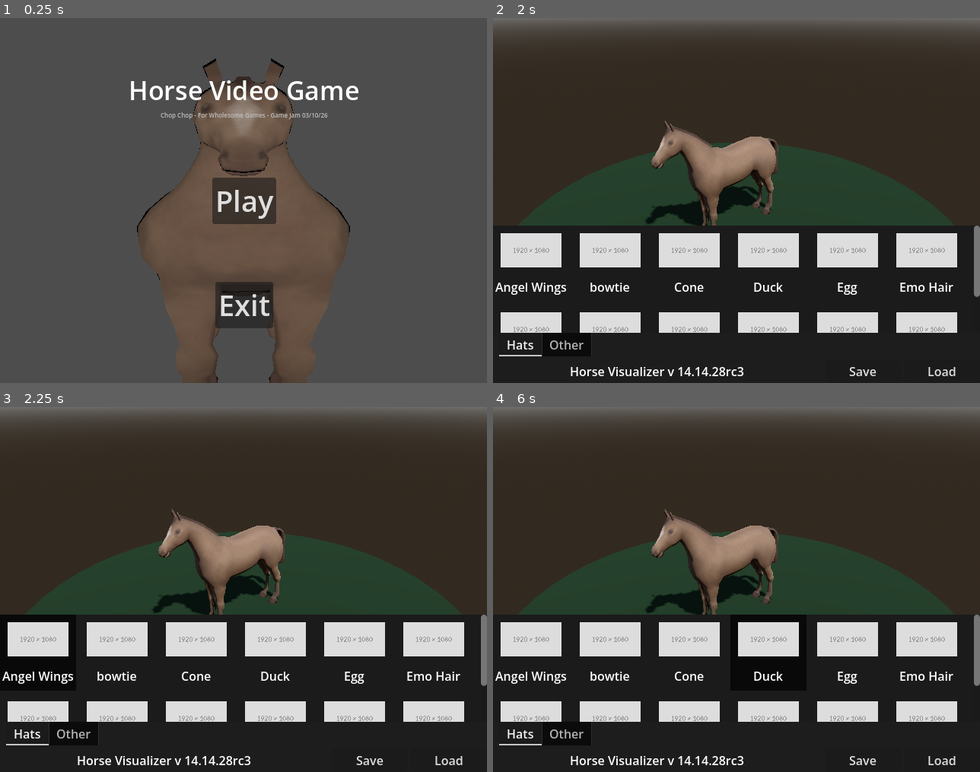
Above: before the commit, frames 1-4 (two rows, left to right).
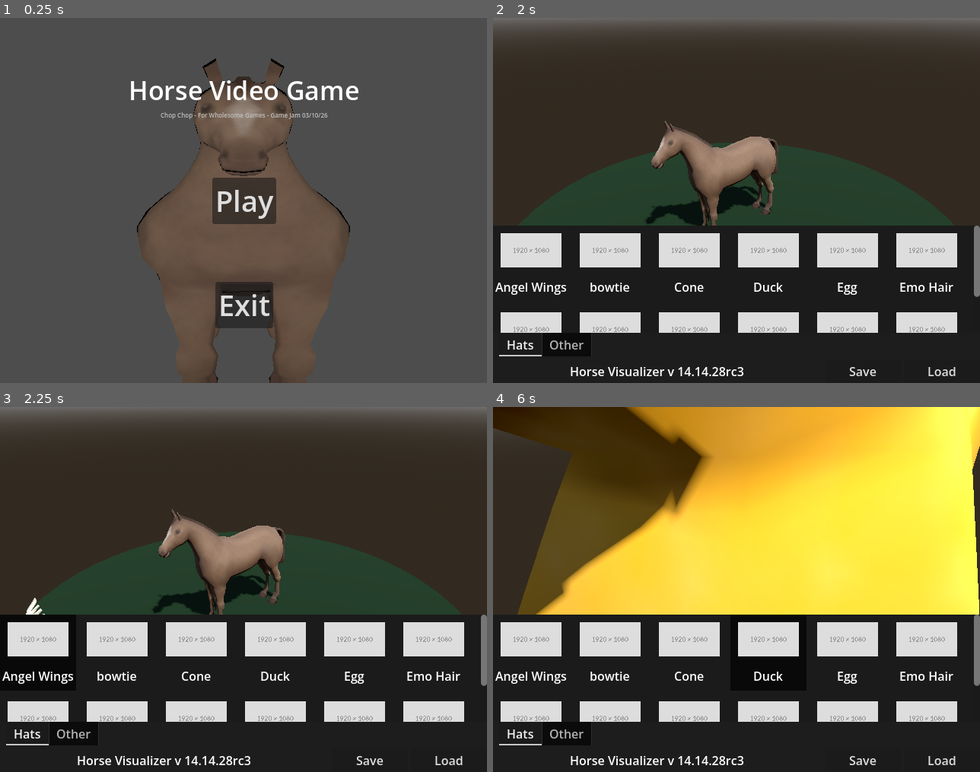
Above: after the commit, the same moments.

Repository: lukewhitingdev/gamejam-Bradys-Day-Out
Game: Godot game, scene res://Maps/MainMenuMap.tscn
Same seed, same stepped clock (60 frames per second), same inputs: the game is played once before the commit and once after it. The engine's default icon, where the game draws it, is replaced by a stand-in: a white triangle on a blue panel in a dark square.
Inputs (mouse positions are in pixels of both pictures, inside the frame that each line leads up to):
- Up to frame 1 (0.25 s): no input
- Up to frame 2 (2 s): click "Play" at 0.5 s; tap Enter at 1.25 s; move the mouse to (736, 291) at 1.27 s; press the mouse at (736, 291) at 1.28 s; hold D (move_right) from 1.28 s (still down)
- Up to frame 3 (2.25 s): tap Space (start_game) at 2 s; move the mouse to (38, 651) at 2.02 s; release D (move_right) at 2.03 s; release the mouse at (38, 651) at 2.03 s; hold A (move_left) from 2.03 s (still down); right-click (38, 651) at 2.1 s; click (38, 651) at 2.17 s
- Up to frame 4 (6 s): release A (move_left) at 2.75 s; click "Save" at 2.75 s; click "Load" at 3.5 s; move the mouse to (609, 651) at 4.27 s; press the mouse at (609, 651) at 4.28 s; hold D (move_right) 4.28-5.78 s; move the mouse to (687, 651) at 5.02 s; release the mouse at (687, 651) at 5.03 s; right-click (687, 651) at 5.1 s; click (687, 651) at 5.17 s; move the mouse to (770, 651) at 5.77 s; press the mouse at (770, 651) at 5.78 s; hold A (move_left) from 5.78 s (still down)

Frames 1-2 are identical in both runs. In frame 3, less than 0.1% of the frame differs, in the area x 5-10%, y 52-57%; in frame 4, 51%, in the area x 0-100%, y 0-57%.

Commit message:
props scaling fixes

Diff:
--- a/app/chopchop/GameObjects/Props/angelWingProp.tscn
+++ b/app/chopchop/GameObjects/Props/angelWingProp.tscn
@@ -6,5 +6,6 @@
 [node name="AngelWingProp" type="Node3D" unique_id=1933979478]
 
 [node name="MeshInstance3D" type="MeshInstance3D" parent="." unique_id=216369725]
+transform = Transform3D(10, 0, 0, 0, 10, 0, 0, 0, 10, 0, 0, 0)
 mesh = ExtResource("1_no11o")
 surface_material_override/0 = ExtResource("2_4ajqn")
--- a/app/chopchop/GameObjects/Props/bowtieProp.tscn
+++ b/app/chopchop/GameObjects/Props/bowtieProp.tscn
@@ -6,5 +6,6 @@
 [node name="BowtieProp" type="Node3D" unique_id=352626119]
 
 [node name="MeshInstance3D" type="MeshInstance3D" parent="." unique_id=128964285]
+transform = Transform3D(10, 0, 0, 0, 10, 0, 0, 0, 10, 0, 0, 0)
 mesh = ExtResource("1_hwkew")
 surface_material_override/0 = ExtResource("2_vbbav")
--- a/app/chopchop/GameObjects/Props/coneProp.tscn
+++ b/app/chopchop/GameObjects/Props/coneProp.tscn
@@ -6,5 +6,6 @@
 [node name="ConeProp" type="Node3D" unique_id=1041510978]
 
 [node name="MeshInstance3D" type="MeshInstance3D" parent="." unique_id=873093224]
+transform = Transform3D(10, 0, 0, 0, 10, 0, 0, 0, 10, 0, 0, 0)
 mesh = ExtResource("1_mimcd")
 surface_material_override/0 = ExtResource("2_uamrf")
--- a/app/chopchop/GameObjects/Props/duckProp.tscn
+++ b/app/chopchop/GameObjects/Props/duckProp.tscn
@@ -7,5 +7,6 @@
 transform = Transform3D(20, 0, 0, 0, 20, 0, 0, 0, 20, 0, 0, 0)
 
 [node name="MeshInstance3D" type="MeshInstance3D" parent="." unique_id=357148621]
+transform = Transform3D(10, 0, 0, 0, 10, 0, 0, 0, 10, 0, 0, 0)
 mesh = ExtResource("1_1hqx3")
 surface_material_override/0 = ExtResource("2_1hqx3")
--- a/app/chopchop/GameObjects/Props/eggProp.tscn
+++ b/app/chopchop/GameObjects/Props/eggProp.tscn
@@ -6,5 +6,6 @@
 [node name="eggProp" type="Node3D" unique_id=1630059133]
 
 [node name="MeshInstance3D" type="MeshInstance3D" parent="." unique_id=1297512148]
+transform = Transform3D(10, 0, 0, 0, 10, 0, 0, 0, 10, 0, 0, 0)
 mesh = ExtResource("1_6leqk")
 surface_material_override/0 = ExtResource("2_4ee8d")
--- a/app/chopchop/GameObjects/Props/emoHairProp.tscn
+++ b/app/chopchop/GameObjects/Props/emoHairProp.tscn
@@ -6,5 +6,6 @@
 [node name="EmoHairProp" type="Node3D" unique_id=836817645]
 
 [node name="MeshInstance3D" type="MeshInstance3D" parent="." unique_id=881360785]
+transform = Transform3D(10, 0, 0, 0, 10, 0, 0, 0, 10, 0, 0, 0)
 mesh = ExtResource("1_qygxd")
 surface_material_override/0 = ExtResource("2_ejvco")
--- a/app/chopchop/GameObjects/Props/hornProp.tscn
+++ b/app/chopchop/GameObjects/Props/hornProp.tscn
@@ -6,5 +6,6 @@
 [node name="HornProp" type="Node3D" unique_id=1956702659]
 
 [node name="MeshInstance3D" type="MeshInstance3D" parent="." unique_id=1964399224]
+transform = Transform3D(10, 0, 0, 0, 10, 0, 0, 0, 10, 0, 0, 0)
 mesh = ExtResource("1_ex37j")
 surface_material_override/0 = ExtResource("2_5aw7y")
--- a/app/chopchop/GameObjects/Props/horseProp.tscn
+++ b/app/chopchop/GameObjects/Props/horseProp.tscn
@@ -10,7 +10,7 @@
 [node name="HorseProp" type="Node3D" unique_id=1084183793]
 
 [node name="MeshInstance3D" type="MeshInstance3D" parent="." unique_id=1765795721]
-transform = Transform3D(-7.712875e-07, 17.645, -7.712875e-07, 0, -7.712875e-07, -17.645, -17.645, -7.712875e-07, 3.3714046e-14, 0, 0, 0)
+transform = Transform3D(-1.0234775e-07, 1.7080274, -8.742278e-08, 0, -7.466025e-08, -2, -2.3414435, -7.466025e-08, 3.821371e-15, 0, 0.07303197, 0)
 material_override = SubResource("StandardMaterial3D_t20iq")
 mesh = ExtResource("2_n8gc6")
 surface_material_override/0 = ExtResource("3_njhdh")
--- a/app/chopchop/GameObjects/Props/moustacheProp.tscn
+++ b/app/chopchop/GameObjects/Props/moustacheProp.tscn
@@ -6,5 +6,6 @@
 [node name="MoustacheProp" type="Node3D" unique_id=518344714]
 
 [node name="MeshInstance3D" type="MeshInstance3D" parent="." unique_id=1874062566]
+transform = Transform3D(10, 0, 0, 0, 10, 0, 0, 0, 10, 0, 0, 0)
 mesh = ExtResource("1_dof2p")
 surface_material_override/0 = ExtResource("2_0b782")
--- a/app/chopchop/GameObjects/Props/sheriffBadgeProp.tscn
+++ b/app/chopchop/GameObjects/Props/sheriffBadgeProp.tscn
@@ -6,5 +6,6 @@
 [node name="SheriffBadgeProp" type="Node3D" unique_id=1380289912]
 
 [node name="MeshInstance3D" type="MeshInstance3D" parent="." unique_id=127276040]
+transform = Transform3D(10, 0, 0, 0, 10, 0, 0, 0, 10, 0, 0, 0)
 mesh = ExtResource("1_tw5n7")
 surface_material_override/0 = ExtResource("2_aobhk")
--- a/app/chopchop/GameObjects/Props/sunglassesProp.tscn
+++ b/app/chopchop/GameObjects/Props/sunglassesProp.tscn
@@ -6,5 +6,6 @@
 [node name="SunglassesProp" type="Node3D" unique_id=996474832]
 
 [node name="MeshInstance3D" type="MeshInstance3D" parent="." unique_id=1504652874]
+transform = Transform3D(10, 0, 0, 0, 10, 0, 0, 0, 10, 0, 0, 0)
 mesh = ExtResource("1_dpi03")
 surface_material_override/0 = ExtResource("2_4tfx3")
--- a/app/chopchop/GameObjects/Props/tophatProp.tscn
+++ b/app/chopchop/GameObjects/Props/tophatProp.tscn
@@ -6,5 +6,6 @@
 [node name="TophatProp" type="Node3D" unique_id=1277161306]
 
 [node name="MeshInstance3D" type="MeshInstance3D" parent="." unique_id=47318846]
+transform = Transform3D(10, 0, 0, 0, 10, 0, 0, 0, 10, 0, 0, 0)
 mesh = ExtResource("1_m47th")
 surface_material_override/0 = ExtResource("2_grctg")
